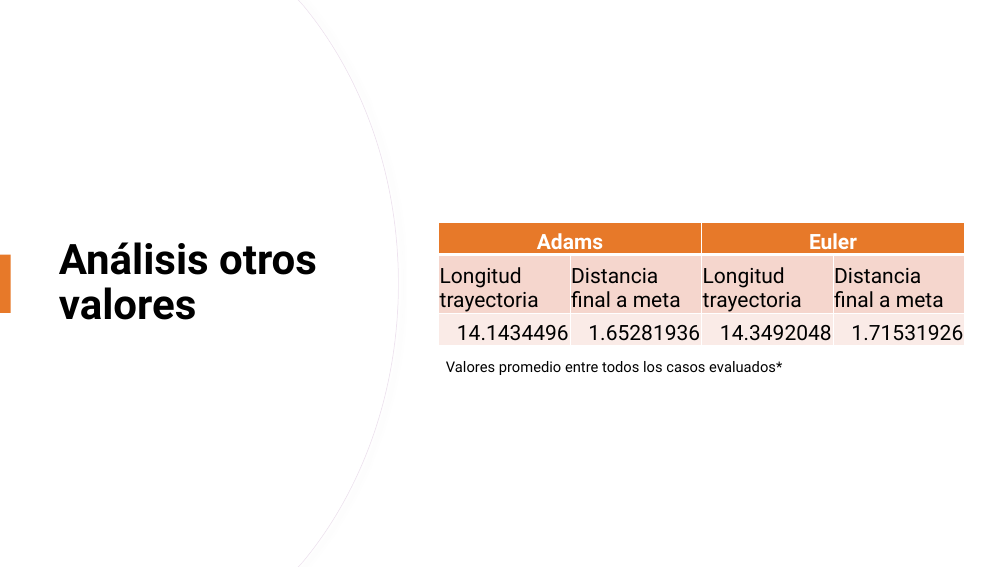
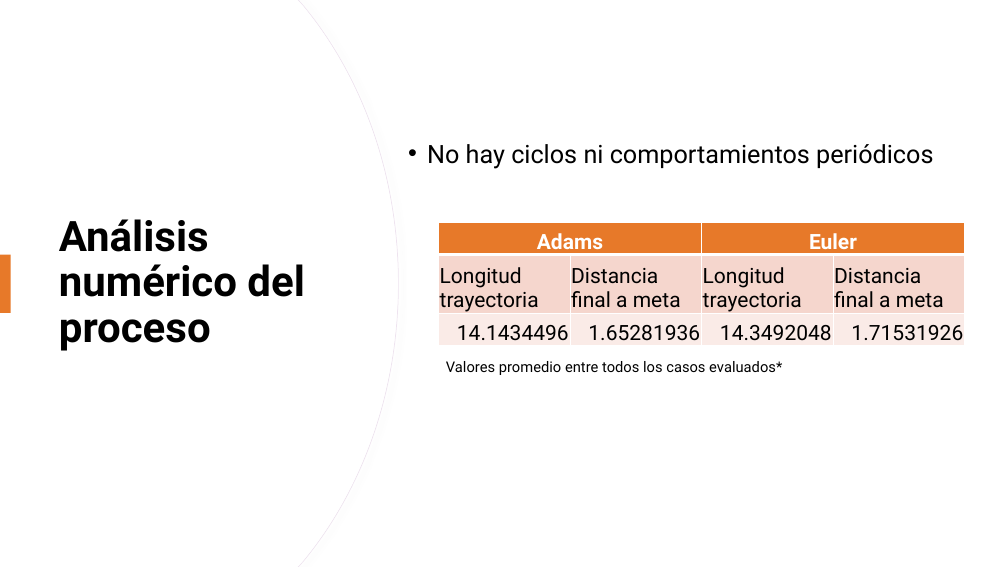
Before and after one commit to Reshi01/DanielHernandezGarcia-AnalisisNumerico, a slide deck: slide 27 of Proyecto/Proyecto Analisis Numerico.pptx (slide 28 before the commit). Drawn at 1008x567 pixels with LibreOffice and Linux fonts; fonts in the diff are those of the drawing. Boxes give left, top, right and bottom in pixels: in the first picture for what was removed or moved away, otherwise in the second. Text is boxed around its words. In the diff, an @@ line names an element or a change of style, - is before the commit and + after.

```diff
--- a/Proyecto/Proyecto Analisis Numerico.pptx
+++ b/Proyecto/Proyecto Analisis Numerico.pptx
@@ text added at [427,144,933,169], 24 pt, text #000000 @@
+• No hay ciclos ni comportamientos periódicos
@@ title at [59,219,304,351]: text changed @@
-Análisis otros valores
+Análisis numérico del proceso
```
Also in this commit, not shown: 1 slide removed, 2 other files.
